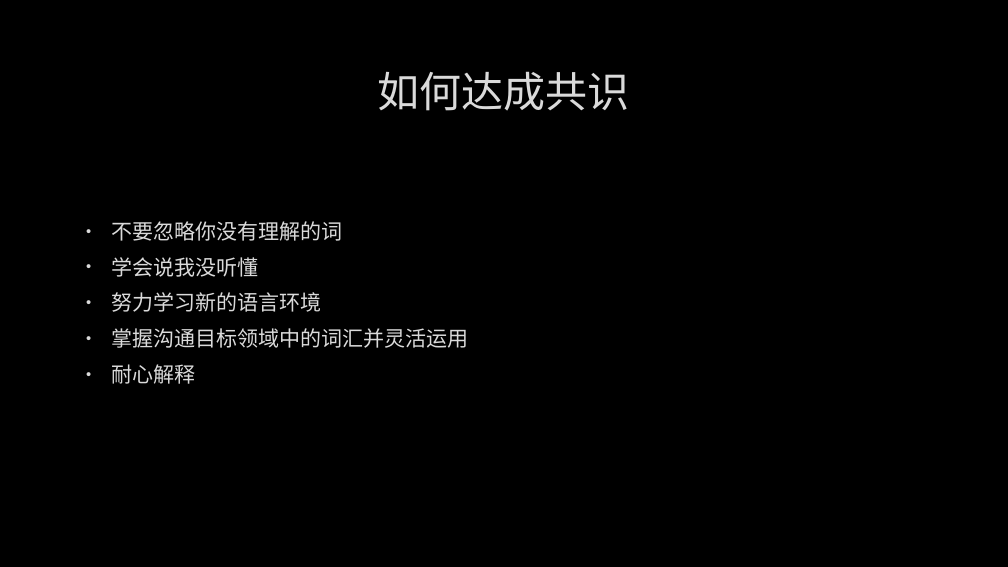
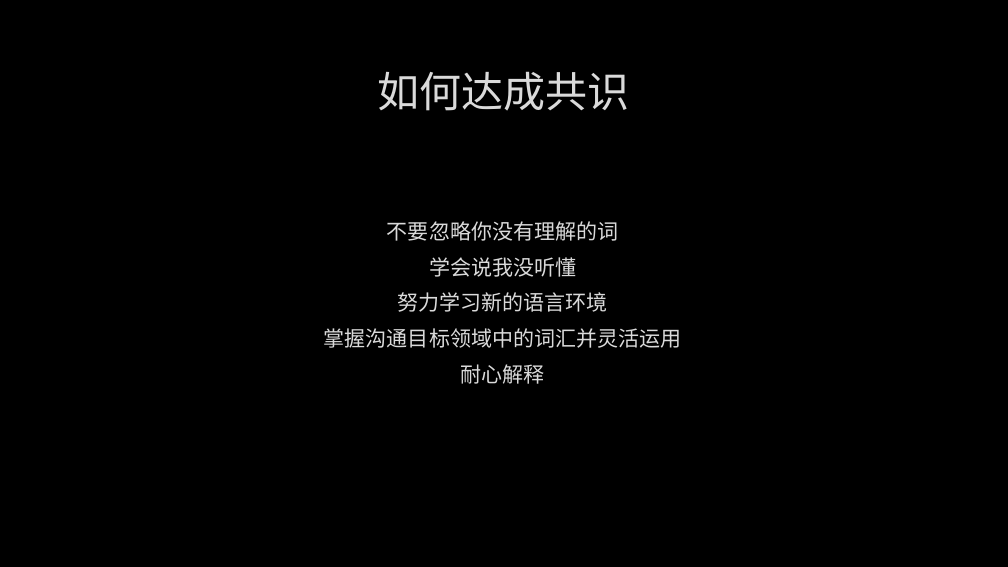
Before and after one commit to albertclass/Lessons, a slide deck: slide 9 of communication/策划与程序沟通技巧.pptx. Drawn at 1008x567 pixels with LibreOffice and Linux fonts; fonts in the diff are those of the drawing; background and template pictures are left out. Boxes give left, top, right and bottom in pixels: in the first picture for what was removed or moved away, otherwise in the second. Text is boxed around its words. In the diff, an @@ line names an element or a change of style, - is before the commit and + after.

```diff
--- a/communication/策划与程序沟通技巧.pptx
+++ b/communication/策划与程序沟通技巧.pptx
@@ text "不要忽略你没有理解的词" at <box>324,221,682,384</box>: alignment left to centre; bullet • to none @@
```
Also in this commit, not shown: 8 other slides changed, 2 slides added, 2 slides removed.
